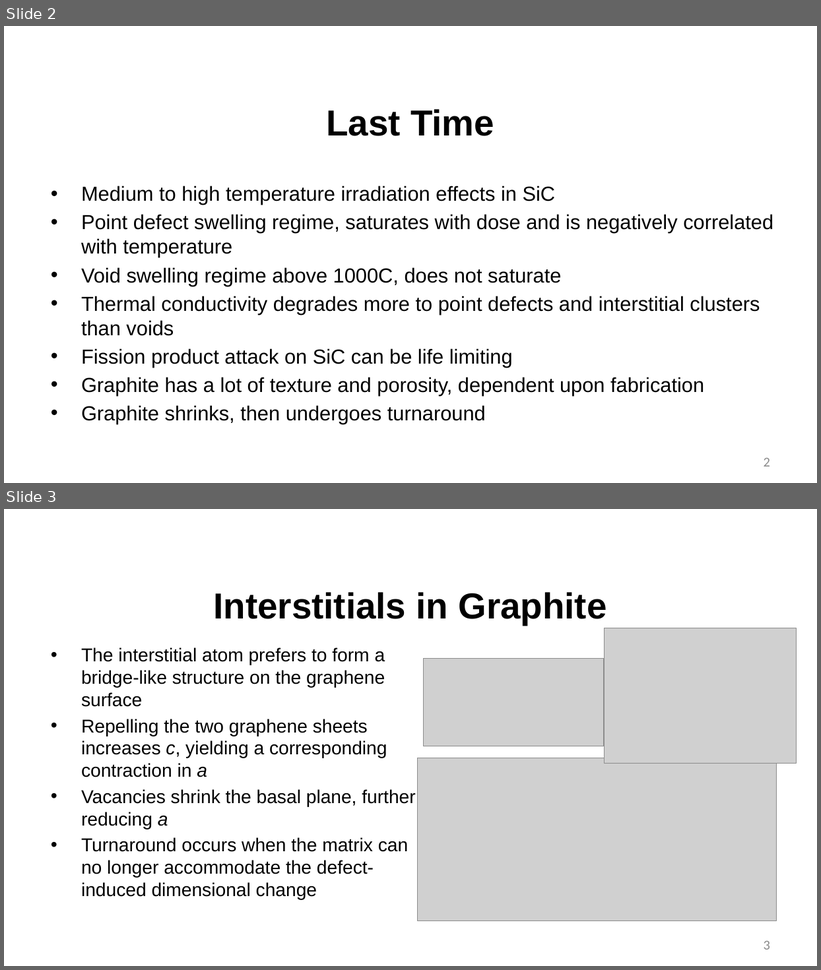
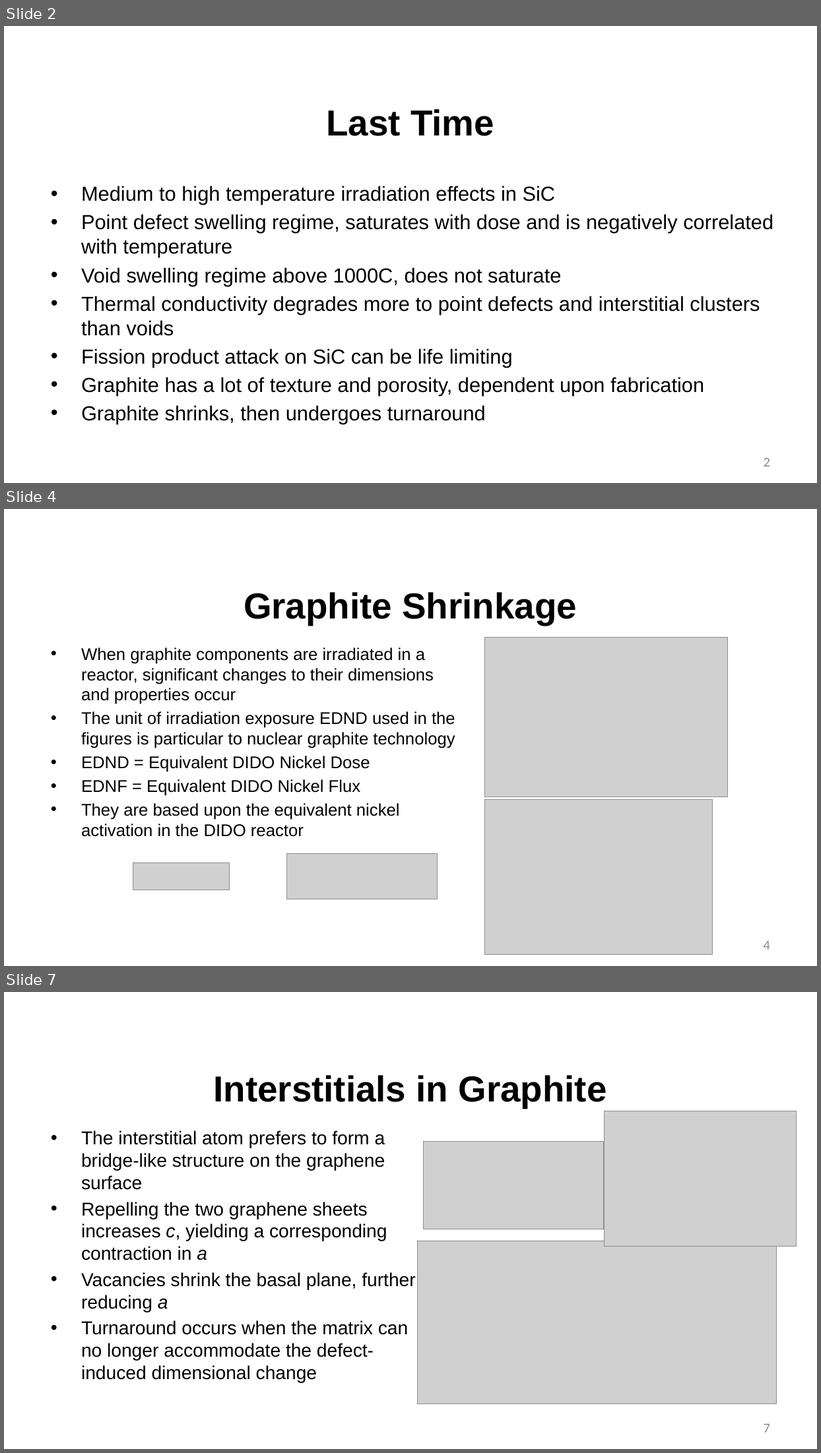
Before and after one commit to benbeeler/TEACHING, a slide deck: Advanced Reactor Materials/Fall2025/Lec5_TRISO.pptx. Shown one above the other, each under a label of ours: slides 2 and 3 before the commit, slides 2, 4 and 7 after it; the slides between them are not shown. The pictures are 821x970 and 821x1453 pixels, drawn with LibreOffice and Linux fonts; fonts in the diff are those of the drawing; grey boxes stand for pictures; background and template pictures are left out. Boxes give left, top, right and bottom in pixels: in the first picture for what was removed or moved away, otherwise in the second. Text is boxed around its words. In the diff, an @@ line names an element or a change of style, - is before the commit and + after.

```diff
--- a/Advanced Reactor Materials/Fall2025/Lec5_TRISO.pptx
+++ b/Advanced Reactor Materials/Fall2025/Lec5_TRISO.pptx
@@ slide 4 added at (4, 509, 817, 966), background #FFFFFF @@
@@ title added at (244, 592, 577, 625), 42.7 pt, text #000000, bold @@
+Graphite Shrinkage
@@ picture added at (485, 638, 727, 797) @@
@@ text added at (81, 648, 455, 837), 20 pt, text #000000 @@
+• When graphite components are irradiated in a reactor, significant changes to their dimensions and properties occur
+• The unit of irradiation exposure EDND used in the figures is particular to nuclear graphite technology
+• EDND = Equivalent DIDO Nickel Dose
+• EDNF = Equivalent DIDO Nickel Flux
+• They are based upon the equivalent nickel activation in the DIDO reactor
@@ picture added at (485, 800, 713, 955) @@
@@ picture added at (133, 863, 229, 890) @@
@@ picture added at (286, 854, 437, 900) @@
@@ page number added at (764, 941, 770, 950), 16 pt, text #8C8C8C @@
+4
@@ what was slide 3 is now slide 7 @@
@@ page number at (764, 1424, 770, 1433): text changed @@
-3
+7
```
Also in this commit, not shown: 1 slide changed, 3 other slides added, 6 other files.
